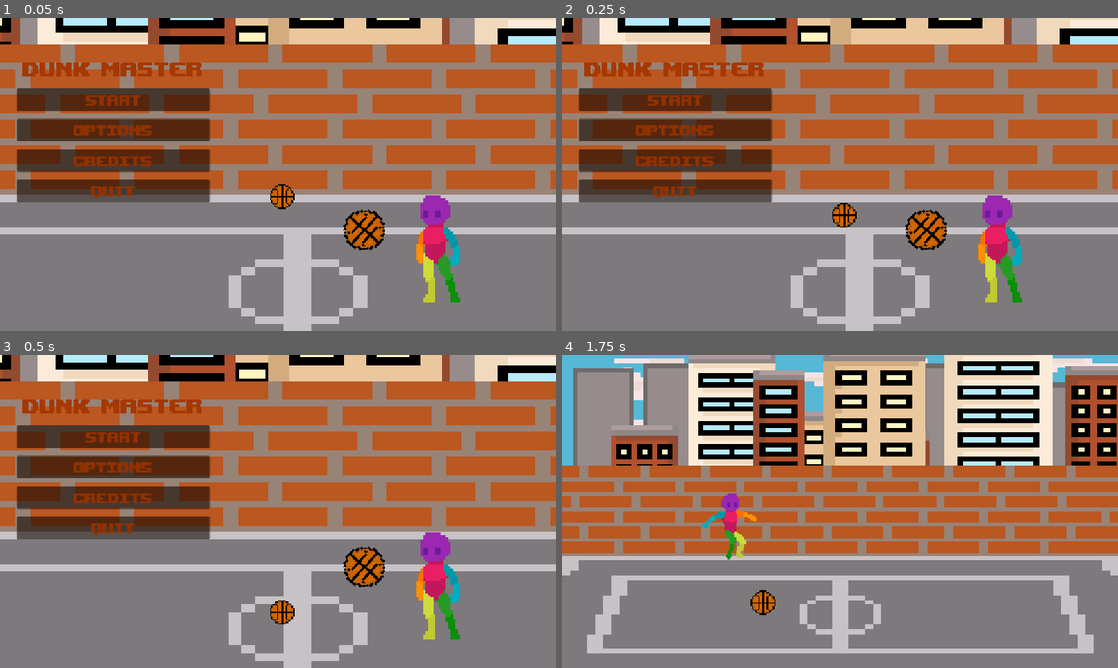
Above: before the commit, frames 1-4 (two rows, left to right).
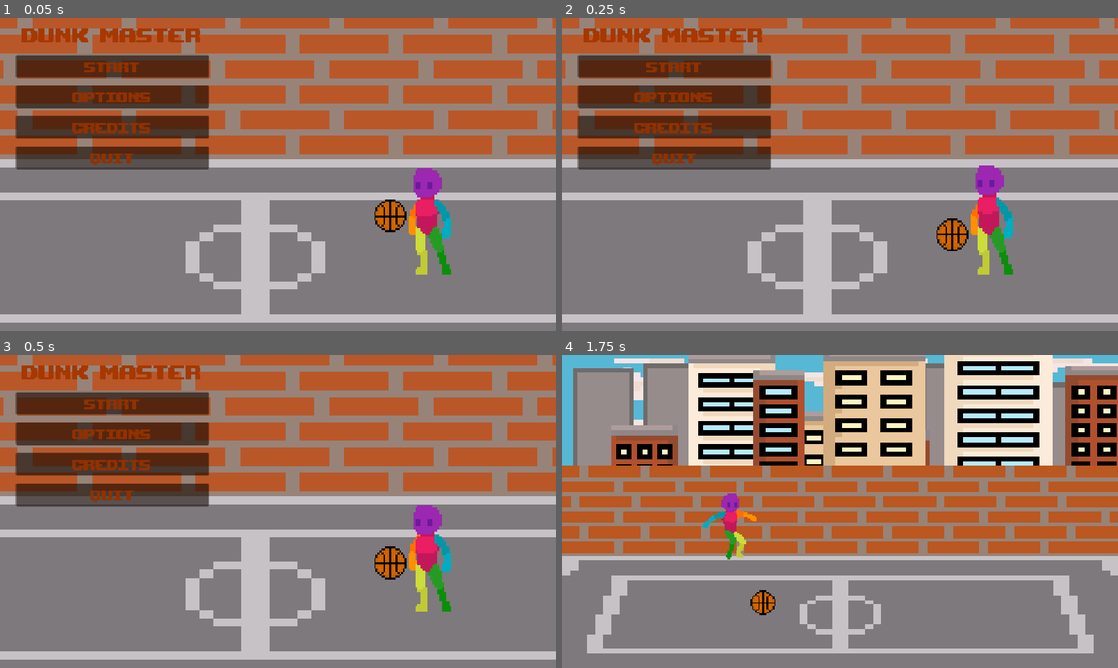
Above: after the commit, the same moments.

Repository: GAMES-FORGED-SENAC/DunkMaster
Game: Godot game, scene res://menu.tscn
The game is run twice, just before and just after one commit, with the same random seed, the same clock (stepped at 60 frames per second) and the same inputs. This scene is started directly instead of the project's main scene.
Inputs:
- Up to frame 1 (0.05 s): no input
- Up to frame 2 (0.25 s): no input
- Up to frame 3 (0.5 s): no input
- Up to frame 4 (1.75 s): click "start" at 0.5 s; tap Enter (ui_accept) at 1.25, 1.52 s; hold Right (ui_right) from 1.28 s (still down); tap E (jogaEpega) at 1.35 s

The runs differ from the first frame. In frame 1, 54% of the frame differs, in the area x 0-100%, y 0-100%; in frame 2, 54%; in frame 3, 54%; in frame 4, nothing differs.

Commit message:
termino do menu
sim

Diff:
--- /dev/null
+++ b/projeto-dunkmaster/bola_menu.gd
@@ -0,0 +1,27 @@
+extends RigidBody2D
+
+const GRAVITY = 400.0
+const BOUNCE_FORCE_VERTICAL = -500.0
+const BOUNCE_FORCE_HORIZONTAL = 300.0
+
+@onready var area_de_colisao = $Area2D
+
+func _ready():
+	# Conectar sinal para detectar entrada de corpo na área
+	area_de_colisao.body_entered.connect(_on_body_entered)
+
+func _physics_process(delta: float) -> void:
+	# Aplicar gravidade manualmente
+	linear_velocity.y += GRAVITY * delta
+
+func _on_body_entered(body):
+	if body.is_in_group("chao"):
+		# Quicar pra cima
+		linear_velocity.y = BOUNCE_FORCE_VERTICAL
+
+	elif body.is_in_group("parede"):
+		# Quicar pro lado oposto ao movimento atual
+		if linear_velocity.x > 0:
+			linear_velocity.x = -BOUNCE_FORCE_HORIZONTAL
+		else:
+			linear_velocity.x = BOUNCE_FORCE_HORIZONTAL
--- /dev/null
+++ b/projeto-dunkmaster/bola_menu.tscn
@@ -0,0 +1,25 @@
+[gd_scene load_steps=5 format=3 uid="uid://bn1vuhlw24e6s"]
+
+[ext_resource type="Script" uid="uid://llx6b5kh6al5" path="res://bola_menu.gd" id="1_5nwg1"]
+[ext_resource type="Texture2D" uid="uid://x782ontxvv1s" path="res://New Piskel (1).png" id="2_0l0bg"]
+
+[sub_resource type="CircleShape2D" id="CircleShape2D_5nwg1"]
+
+[sub_resource type="CircleShape2D" id="CircleShape2D_0l0bg"]
+radius = 32.0
+
+[node name="RigidBody2D" type="RigidBody2D"]
+script = ExtResource("1_5nwg1")
+
+[node name="Sprite2D" type="Sprite2D" parent="."]
+position = Vector2(1.66893e-06, 3.8147e-06)
+scale = Vector2(4, 4)
+texture = ExtResource("2_0l0bg")
+
+[node name="CollisionShape2D" type="CollisionShape2D" parent="."]
+shape = SubResource("CircleShape2D_5nwg1")
+
+[node name="Area2D" type="Area2D" parent="."]
+
+[node name="CollisionShape2D" type="CollisionShape2D" parent="Area2D"]
+shape = SubResource("CircleShape2D_0l0bg")
--- a/projeto-dunkmaster/menu.tscn
+++ b/projeto-dunkmaster/menu.tscn
@@ -1,30 +1,34 @@
-[gd_scene load_steps=6 format=3 uid="uid://defj6k4q4jbeo"]
+[gd_scene load_steps=8 format=3 uid="uid://defj6k4q4jbeo"]
 
 [ext_resource type="FontFile" uid="uid://l16qg3wpjgw1" path="res://map/upheavtt.ttf" id="1_lti8b"]
 [ext_resource type="Script" uid="uid://dibjhv7bxximq" path="res://menu.gd" id="1_ouk20"]
-[ext_resource type="Texture2D" uid="uid://clwh7vt8xdrvm" path="res://Captura de Tela 2025-10-20 às 10.38.11.png" id="2_mae5d"]
-[ext_resource type="PackedScene" uid="uid://baig2y6j0wc66" path="res://bola.tscn" id="4_4hy44"]
+[ext_resource type="Texture2D" uid="uid://bqb8tuxp28oru" path="res://Captura de Tela 2025-10-20 às 11.41.46.png" id="2_4hy44"]
+[ext_resource type="PackedScene" uid="uid://bn1vuhlw24e6s" path="res://bola_menu.tscn" id="4_4hy44"]
+[ext_resource type="PackedScene" uid="uid://choyq0tqrcyii" path="res://personagem_menu.tscn" id="5_ytr4m"]
 
 [sub_resource type="StyleBoxFlat" id="StyleBoxFlat_mae5d"]
 bg_color = Color(0.655816, 0.0583821, 0, 1)
+
+[sub_resource type="RectangleShape2D" id="RectangleShape2D_4hy44"]
+size = Vector2(1186, 106)
 
 [node name="menu" type="Node2D"]
 script = ExtResource("1_ouk20")
 
 [node name="Sprite2D" type="TextureRect" parent="."]
-offset_left = -368.0
-offset_top = -328.0
-offset_right = 2256.0
-offset_bottom = 1208.0
+offset_left = -456.0
+offset_top = -400.0
+offset_right = 2168.0
+offset_bottom = 1136.0
 scale = Vector2(0.75, 0.703125)
-texture = ExtResource("2_mae5d")
+texture = ExtResource("2_4hy44")
 
 [node name="VBoxContainer" type="VBoxContainer" parent="."]
 modulate = Color(0.648969, 0.219718, 0, 1)
-offset_left = 34.0
-offset_top = 77.0
-offset_right = 434.0
-offset_bottom = 370.0
+offset_left = 32.0
+offset_top = 8.0
+offset_right = 432.0
+offset_bottom = 301.0
 theme_override_constants/separation = 16
 
 [node name="titulo" type="Label" parent="VBoxContainer"]
@@ -60,9 +64,18 @@
 theme_override_font_sizes/font_size = 40
 text = "quit"
 
-[node name="bola" parent="." instance=ExtResource("4_4hy44")]
-position = Vector2(584, 368)
-scale = Vector2(1.3271, 1.23009)
+[node name="StaticBody2D" type="StaticBody2D" parent="." groups=["chao"]]
+
+[node name="CollisionShape2D" type="CollisionShape2D" parent="StaticBody2D"]
+position = Vector2(792, 560)
+shape = SubResource("RectangleShape2D_4hy44")
+
+[node name="CharacterBody2D" parent="." instance=ExtResource("5_ytr4m")]
+position = Vector2(880, 400)
+scale = Vector2(5, 5)
+
+[node name="RigidBody2D" parent="." instance=ExtResource("4_4hy44")]
+position = Vector2(808, 408)
 
 [connection signal="pressed" from="VBoxContainer/start" to="." method="_on_start_pressed"]
 [connection signal="pressed" from="VBoxContainer/options" to="." method="_on_options1_pressed"]
--- a/projeto-dunkmaster/personagem.tscn
+++ b/projeto-dunkmaster/personagem.tscn
@@ -217,9 +217,8 @@
 [node name="AnimatedSprite2D" type="AnimatedSprite2D" parent="."]
 scale = Vector2(3, 3)
 sprite_frames = SubResource("SpriteFrames_s3elh")
-animation = &"walk"
 autoplay = "default"
-frame_progress = 0.990874
+frame_progress = 0.609577
 
 [node name="CollisionShape2D" type="CollisionShape2D" parent="."]
 position = Vector2(-1, 7)
--- /dev/null
+++ b/projeto-dunkmaster/personagem_menu.tscn
@@ -0,0 +1,47 @@
+[gd_scene load_steps=7 format=3 uid="uid://choyq0tqrcyii"]
+
+[ext_resource type="Texture2D" uid="uid://d1ch2q5vjspn7" path="res://The_Dude_Free/Idle.png" id="1_5xpc5"]
+
+[sub_resource type="AtlasTexture" id="AtlasTexture_6ucm6"]
+atlas = ExtResource("1_5xpc5")
+region = Rect2(0, 0, 128, 128)
+
+[sub_resource type="AtlasTexture" id="AtlasTexture_62rjl"]
+atlas = ExtResource("1_5xpc5")
+region = Rect2(128, 0, 128, 128)
+
+[sub_resource type="AtlasTexture" id="AtlasTexture_374yd"]
+atlas = ExtResource("1_5xpc5")
+region = Rect2(256, 0, 128, 128)
+
+[sub_resource type="AtlasTexture" id="AtlasTexture_ryt82"]
+atlas = ExtResource("1_5xpc5")
+region = Rect2(384, 0, 128, 128)
+
+[sub_resource type="SpriteFrames" id="SpriteFrames_nws6h"]
+animations = [{
+"frames": [{
+"duration": 1.0,
+"texture": SubResource("AtlasTexture_6ucm6")
+}, {
+"duration": 1.0,
+"texture": SubResource("AtlasTexture_62rjl")
+}, {
+"duration": 1.0,
+"texture": SubResource("AtlasTexture_374yd")
+}, {
+"duration": 1.0,
+"texture": SubResource("AtlasTexture_ryt82")
+}],
+"loop": true,
+"name": &"default",
+"speed": 6.0
+}]
+
+[node name="CharacterBody2D" type="CharacterBody2D"]
+
+[node name="AnimatedSprite2D" type="AnimatedSprite2D" parent="."]
+sprite_frames = SubResource("SpriteFrames_nws6h")
+autoplay = "default"
+frame_progress = 0.241318
+flip_h = true
Binary file added: projeto-dunkmaster/Captura de Tela 2025-10-20 às 11.41.46.png
Not shown, added: projeto-dunkmaster/Captura de Tela 2025-10-20 às 11.41.46.png.import
Not shown, added: projeto-dunkmaster/bola_menu.gd.uid
Binary file added: projeto-dunkmaster/map/Captura de Tela 2025-10-20 às 11.29.12.png
Not shown, added: projeto-dunkmaster/map/Captura de Tela 2025-10-20 às 11.29.12.png.import
Not shown, changed: .DS_Store
